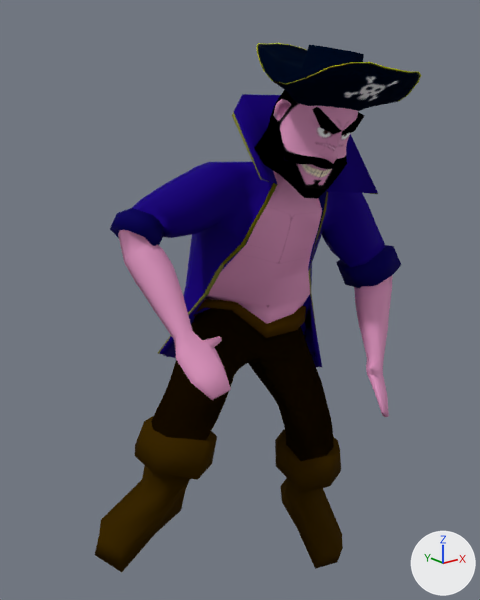
One commit to the OBJ model assets/Animacion/Pirata/Celebracion/PirataCelebracion_000184.obj: the scene before it, then after it.
Camera for both pictures: a 50 mm lens placed at (-5.17, -6.36, 6.95), pointed at (0.05, 0.17, 4.34). Arrows for +X, +Y and +Z are at lower right; the lights stay in place. Where no turn or scale is listed for an object, it has been applied to the vertices.

The first picture shows 'Pirata_PirataH'.
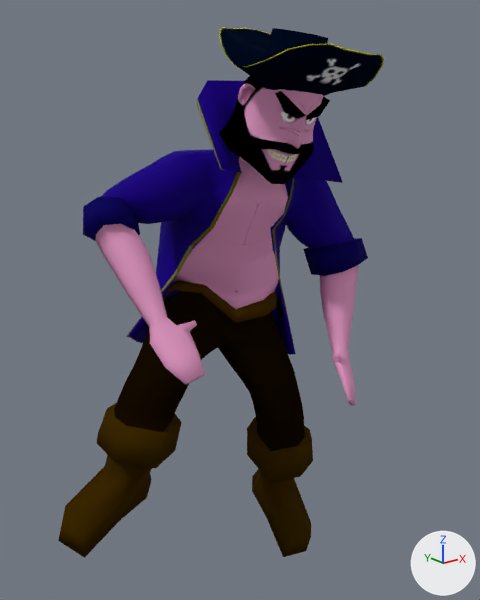
Diff of the bpy script that builds the scene:
```diff
--- a/assets/Animacion/Pirata/Celebracion/PirataCelebracion_000184.obj.py
+++ b/assets/Animacion/Pirata/Celebracion/PirataCelebracion_000184.obj.py
@@ me_pirata_piratah @@
 # used by ob_pirata_piratah; location = (0.0, 0.0, 0.0)
-me_pirata_piratah.from_pydata(...)  # 1340 vertices, 1341 faces; spans x -2.28..2.43, y -1.81..1.33, z 0.06..7.51
+me_pirata_piratah.from_pydata(...)  # 1340 vertices, 1341 faces; spans x -2.48..2.3, y -1.38..1.87, z -0.01..7.7
+# me_pirata_piratah part 1: the loose piece of 216 vertices spanning x -0.3..1.54, y -1.81..0.08, z 6.59..7.51 is scaled about its middle by 1.04, then moved by (-0.12, 0.47, 0.18)
+# me_pirata_piratah part 2: 1124 of 1340 vertices moved; they spanned x -2.28..2.43, y -1.38..1.33, z 0.06..7.23 and now span x -2.48..2.3, y -0.95..1.87, z -0.01..7.42; mean shift (-0.13, 0.5, 0.09); largest move (-0.19, 1.0, 4.36) -> (-0.21, 1.68, 4.53)
 me_pirata_piratah.materials.append(mat_piratamat)
```

Location of each change, [x1, y1, x2, y2] in pixels of the pictures (480 x 600 px; the box of a moved part takes in the faces that stretch with it):
'Pirata_PirataH', reshaped: before [95, 43, 421, 572]; after [58, 27, 384, 558]
part 1 of me_pirata_piratah, moved or reshaped: before [257, 43, 421, 111]; after [219, 27, 384, 96]
part 2 of me_pirata_piratah, moved or reshaped: before [95, 90, 401, 572]; after [58, 76, 368, 558]
